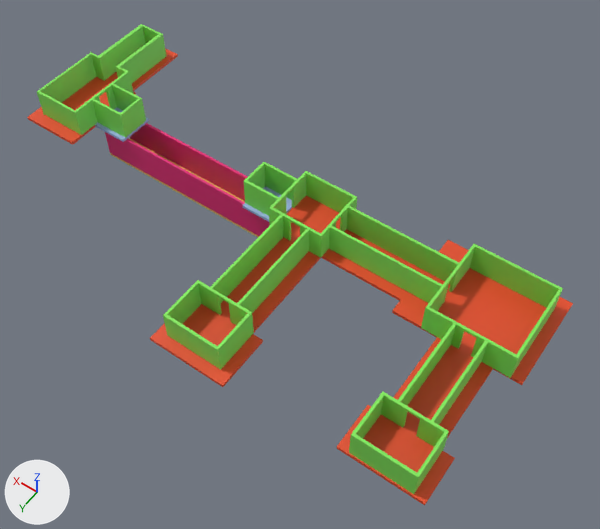
Two versions of the glTF model assets/models/maps/sewer.glb, one commit apart.
Both versions are drawn from a camera (50 mm lens) standing at (-5.9, 32.2, 45.1) and looking at (15.6, 2.2, -2.1). Every picture has the same lights, and +X, +Y and +Z are marked at lower left. The picture after the commit comes second. Vertices at exactly the same position are counted once.

In view in the first picture: 'floor_L0.001', 'floor_L1.001', 'floor_hole_L2.001', 'wall_L0.001', 'wall_L1.001'.
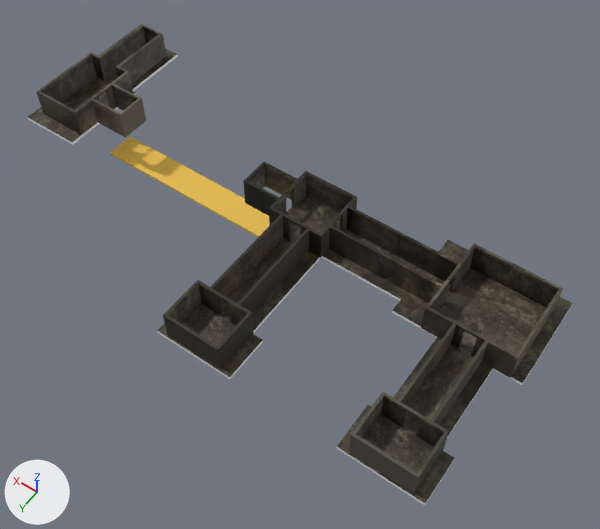
Not visible in the pictures: 'stairs'.

The edits, one by one:
Picture 'mat_sewer' (img_mat_sewer) is new.
Picture 'wall_L0_layout' (img_wall_l0_layout) is new.
In material 'Material.001' (mat_material_001), base_color is no longer (0.221, 0.8, 0.102), green #81e75a.
In material 'Material.001' (mat_material_001), texture is now set to img_wall_l0_layout, with its transparency.
Material 'Material' (mat_material) is new.
Its texture is img_mat_sewer (with its transparency).
me_plane_012 is used by ob_floor_l0_001; location (0.0, 0.0, 0.0).
me_plane_012 had 92 vertices, 176 faces and spanned x -2.0..41.0, y -9.0..14.0, z -0.3..0.0.
me_plane_012 now has 92 vertices, 176 faces and spans x -2.0..41.0, y -9.0..13.3, z -0.3..0.0.
me_plane_012 part 1: all 8 vertices in x 13.0..19.0, y 14.0, z -0.2..0.0 are moved by (0.0, -0.7, 0.0).
me_plane_012 part 2: 176 faces spanning x -2.0..41.0, y -9.0..13.3, z -0.3..0.0 switch from mat_material_002 (orange #e74c25) to mat_material (picture img_mat_sewer).
Other edits to the shape of me_plane_012 do not show in these pictures.
me_plane_001 has 8 vertices, 12 faces and spans x 15.8..32.4, y -1.2..1.2, z -3.2..-3.0.
me_plane_001 is used by ob_floor_l1_001; location (3.0, 0.0, 0.0).
Verts and faces of me_plane_001; kept vertices keep their numbers, new ones are numbered from 8.
Before the commit, vertices of me_plane_001: 0 (15.8, -1.2, -3.0), 1 (32.4, -1.2, -3.0), 2 (15.8, 1.2, -3.0), 3 (32.4, 1.2, -3.0) at pixel (109, 152).
Part 3, on me_plane_001:
Faces deleted: (0, 2, 3), (0, 3, 1).
New faces: (0, 1, 3), (0, 3, 2).
me_plane_013 is used by ob_wall_l0_001; location (0.0, 0.0, 0.0).
me_plane_013 had 368 vertices, 766 faces and spanned x -1.2..40.2, y -8.2..13.2, z 0.0..2.3.
me_plane_013 now has 368 vertices, 768 faces and spans x -1.2..40.2, y -8.2..13.2, z 0.0..2.3.
Part 4, on me_plane_013:
142 faces are deleted.
144 new faces join them.
me_plane_013 part 5: 704 kept faces spanning x -1.2..40.2, y -8.2..13.2, z 0.0..2.3 get new texture (UV) coordinates.
Object 'floor_hole_L2.001' (ob_floor_hole_l2_001) is deleted.
Object 'stairs' (ob_stairs) is deleted.
Object 'wall_L1.001' (ob_wall_l1_001) is deleted.

Changed parts and their boxes (x1, y1, x2, y2) in the pictures (600 x 529 px; the box of a moved part takes in the faces that stretch with it):
'wall_L0.001', surface changed
    both: (37, 24, 563, 494)
'wall_L1.001', deleted
    before: (105, 123, 270, 236)
'floor_hole_L2.001', deleted (mostly hidden)
    before: (95, 107, 293, 222)
part 1 of me_plane_012, moved or reshaped
    before: (150, 334, 263, 387)
    after: (157, 331, 263, 379)
part 2 of me_plane_012, recoloured
    both: (27, 48, 573, 505)
part 3 of me_plane_001, moved or reshaped (mostly hidden before)
    before: (130, 139, 245, 202)
    after: (110, 137, 270, 236)
part 4 of me_plane_013, moved or reshaped
    before: (167, 173, 559, 447)
    after: (168, 173, 558, 447)
part 5 of me_plane_013, surface changed
    both: (37, 24, 563, 494)
